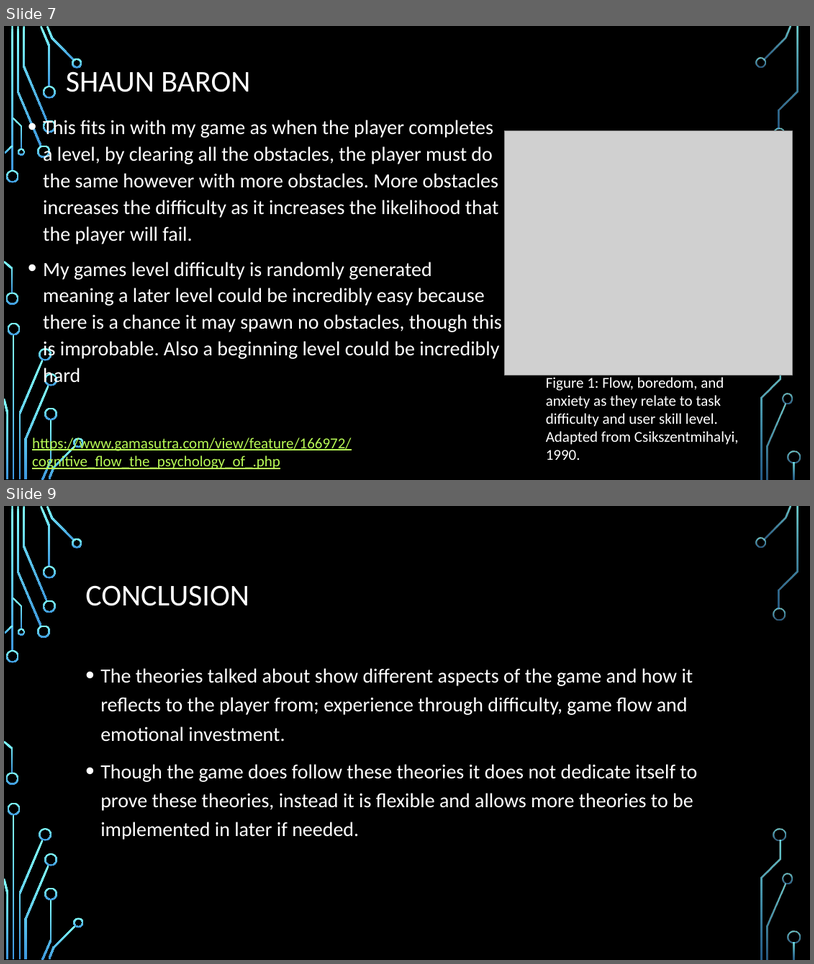
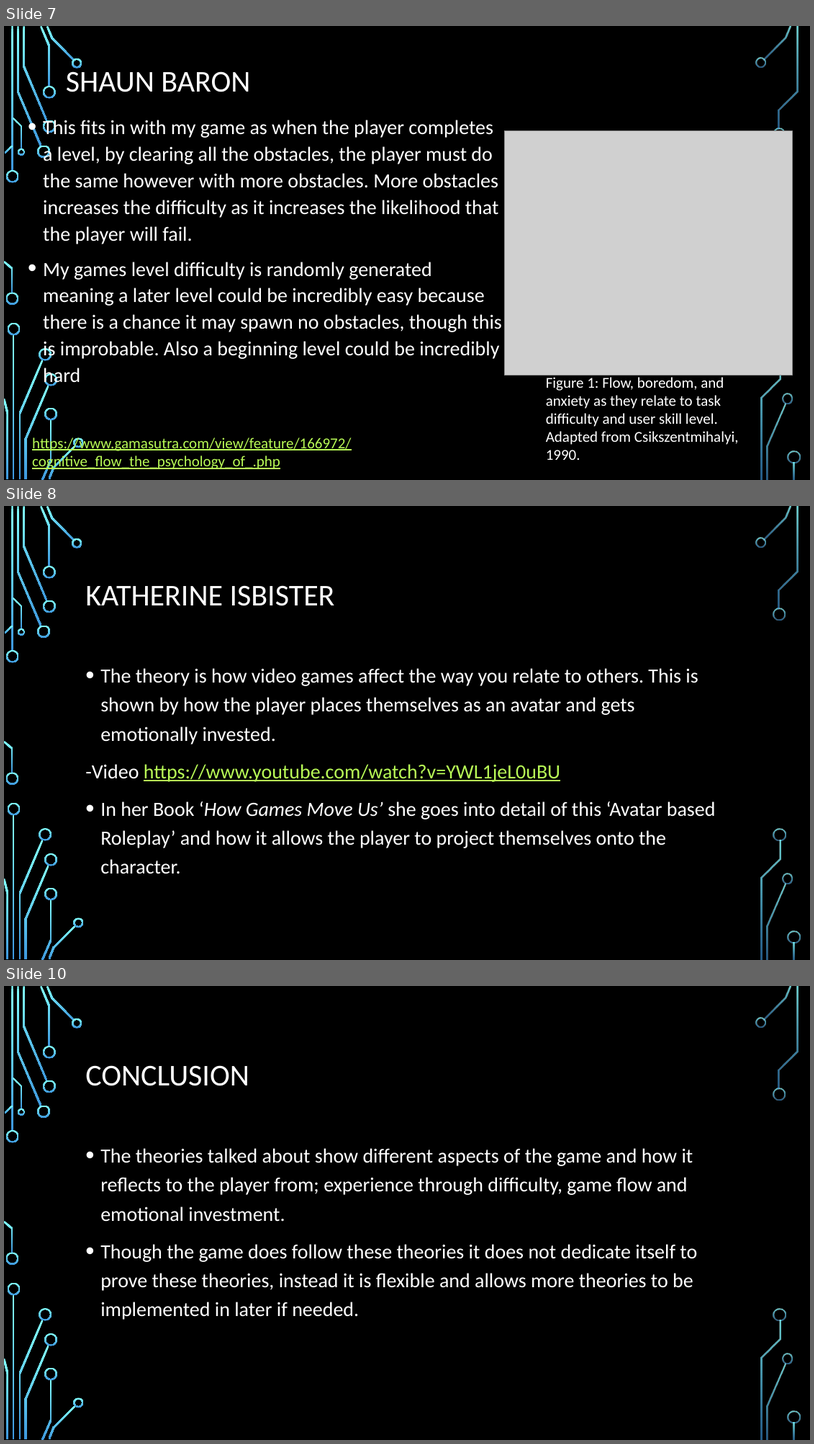
Before and after one commit to Mukkablue/PotatoEatersGame, a slide deck: BradleyMcDonaldExamPresentation.pptx. Shown one above the other, each under a label of ours: slides 7 and 9 before the commit, slides 7, 8 and 10 after it; the slides between them are not shown. The pictures are 814x964 and 814x1444 pixels, drawn with LibreOffice and Linux fonts; fonts in the diff are those of the drawing; grey boxes stand for pictures; background and template pictures are left out. Boxes give left, top, right and bottom in pixels: in the first picture for what was removed or moved away, otherwise in the second. Text is boxed around its words. In the diff, an @@ line names an element or a change of style, - is before the commit and + after.

```diff
--- a/BradleyMcDonaldExamPresentation.pptx
+++ b/BradleyMcDonaldExamPresentation.pptx
@@ slide 8 added at bbox=[4, 506, 810, 960], background picture (left out); not listed: 36 template elements that a slide beside it also shows @@
@@ title added at bbox=[85, 585, 335, 606], 36 pt, text #FFFFFF @@
+KATHERINE ISBISTER
@@ text added at bbox=[85, 668, 716, 874], 24 pt, text #FFFFFF @@
+• The theory is how video games affect the way you relate to others. This is shown by how the player places themselves as an avatar and gets emotionally invested.
+-Video https://www.youtube.com/watch?v=YWL1jeL0uBU
+• In her Book ‘How Games Move Us’ she goes into detail of this ‘Avatar based Roleplay’ and how it allows the player to project themselves onto the character.
@@ what was slide 9 is now slide 10 @@
```
Also in this commit, not shown: 4 slides changed, 1 other file.
